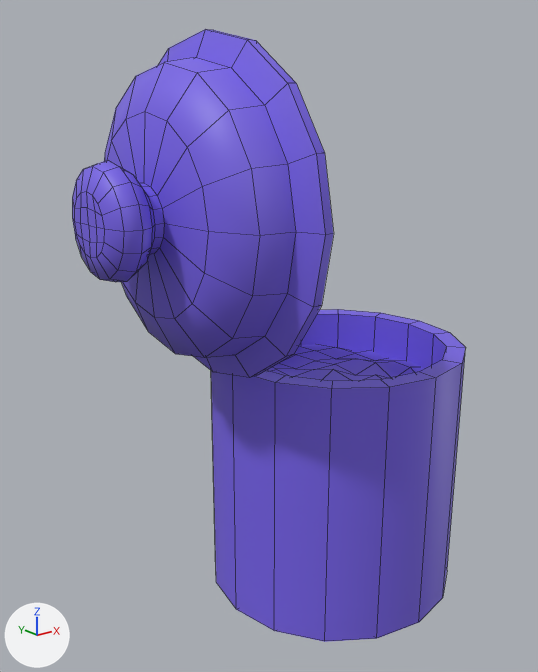
What one commit did to the FBX model Assets/Meshes/Props/Kitchen/Food_BarleyContainer.fbx.
One viewpoint serves both versions: a camera (50 mm lens) standing at (-0.182, -0.188, 0.177) and looking at (-0.028, 0.004, 0.1). Lighting does not change. The marker at lower left points along +X, +Y and +Z. Mesh edges are drawn as thin lines. Where no turn or scale is listed for an object, it has been applied to the vertices. Vertices at the same position are counted once.

Script lines for the objects in view, before the commit:
```python
me_cylinder_017 = bpy.data.meshes.new('Cylinder.017')
me_cylinder_017.from_pydata(...)  # 358 vertices, 336 faces; spans x -0.094..0.047, y -0.051..0.051, z 0.0..0.197
me_cylinder_017.materials.append(mat_ingredientsmat)  # blue #7863e7
ob_braleycbod = bpy.data.objects.new('BraleyCBod', me_cylinder_017)
ob_braleycbod.location = (0.0, 0.0, 0.0)
```
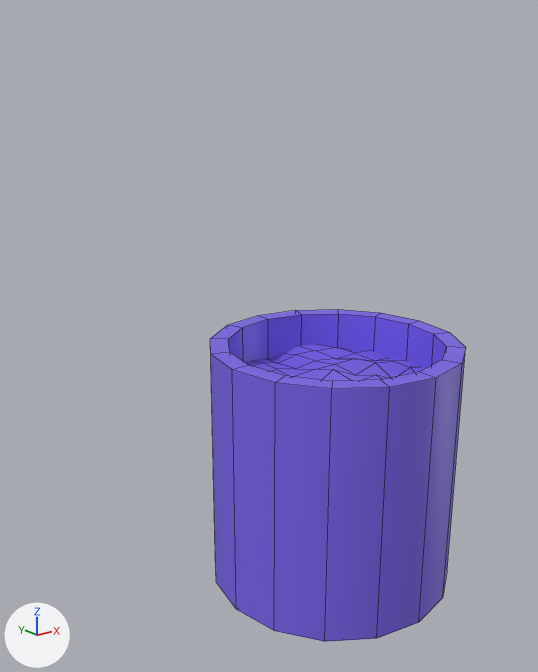
Diff of the bpy script that builds the scene:
```diff
--- a/Assets/Meshes/Props/Kitchen/Food_BarleyContainer.fbx.py
+++ b/Assets/Meshes/Props/Kitchen/Food_BarleyContainer.fbx.py
@@ me_cylinder_017 @@
 # used by ob_braleycbod; location = (0.0, 0.0, 0.0)
-me_cylinder_017.from_pydata(...)  # 358 vertices, 336 faces; spans x -0.094..0.047, y -0.051..0.051, z 0.0..0.197
+me_cylinder_017.from_pydata(...)  # 164 vertices, 144 faces; spans x -0.051..0.047, y -0.047..0.047, z 0.0..0.094
+# me_cylinder_017 part 1
+# 194 vertices are removed from x -0.094..-0.051, y -0.051..0.051, z 0.094..0.197
+# 192 faces are deleted
 me_cylinder_017.materials.append(mat_ingredientsmat)
```

What differs and where, as boxes [x1, y1, x2, y2] in the pictures (538 x 672 px):
'BraleyCBod', reshaped (35% narrower, 46% shorter): before [72, 29, 466, 642]; after [210, 309, 466, 642]
part 1 of me_cylinder_017, deleted (blue): before [72, 29, 334, 377]
